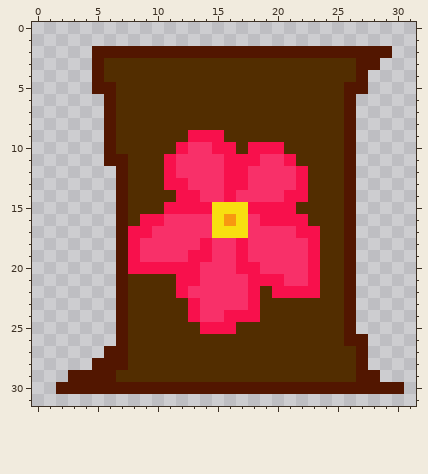
One commit to this pixel-art sprite: Klondike_0.1.0/graphics/icons/fertilizer_item.png. Above is the file before it was changed.
The file is 32x32 pixels.
And afterwards:
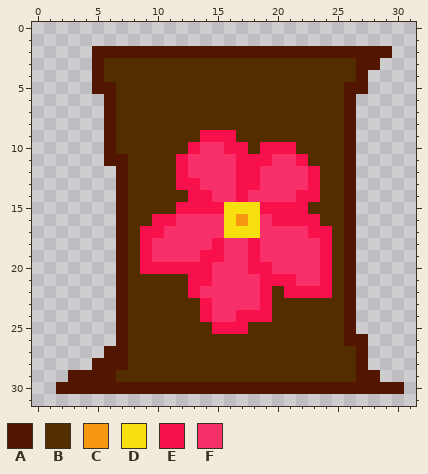
Palette (. is transparent): A #521600  B #522d00  C #f89810  D #f8df10  E #f8104c  F #f83069
Commit: change fertilizer and production time
The exact change:
Changed rows in their new state; - is an unchanged pixel.
first column x 8:
 9 -----B--E--------
10 ----BE-F-EB--E---
11 ---BE---F--E-FE--
12 ---BE---F-E---FE-
13 ---B-E--F-E---FE-
14 ----B-E-FE---F-E-
15 ---B---E--D---E--
16 -B-E---FDCDF---E-
17 B-E----F--D---F-E
18 BE----FE-FE----FE
19 BE---F-E-FE----FE
20 B-----E--F-E---FE
21 ----B-E---F--E-FE
22 ----BE----FEB---E
23 -----BE---FE-----
24 -----BE-F--E-----
25 ------B--E-------
Where, in picture pixels (left, top, right, bottom), the same in both pictures:
changed: (128, 130, 332, 334)
